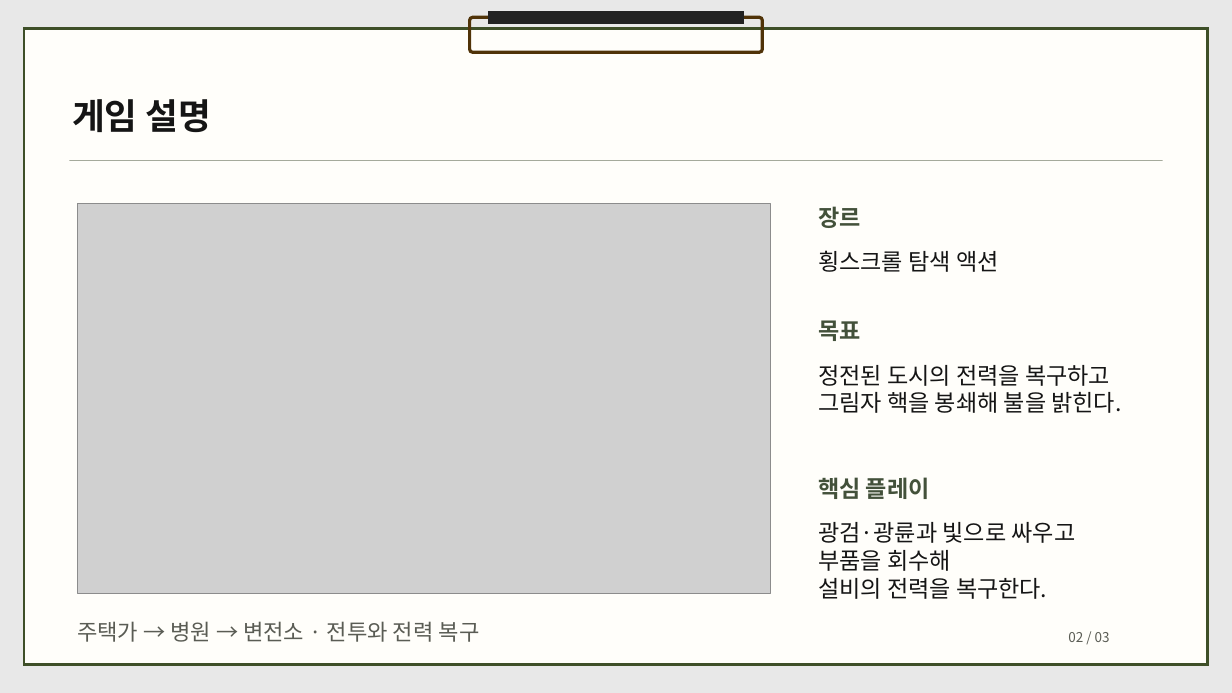
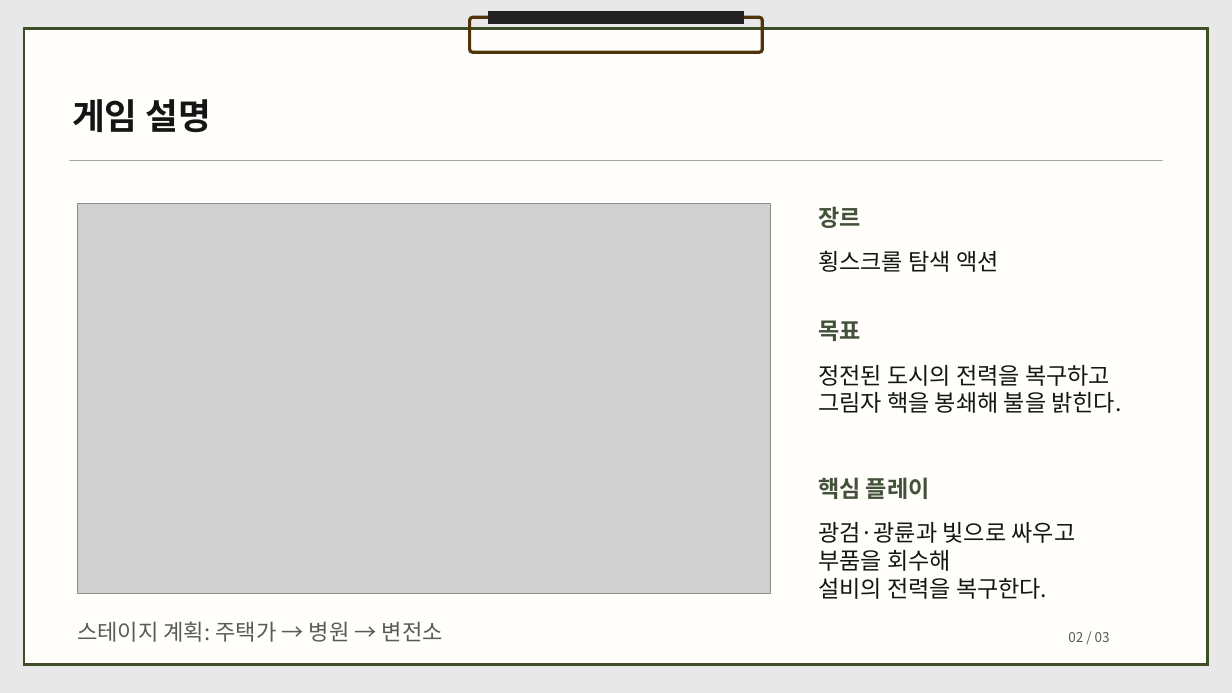
Before and after one commit to dbguswh/2Dgame_project, a slide deck: slide 2 of 2D게임프로그래밍 2차발표.pptx. Drawn at 1232x693 pixels with LibreOffice and Linux fonts; fonts in the diff are those of the drawing; grey boxes stand for pictures. Boxes give left, top, right and bottom in pixels: in the first picture for what was removed or moved away, otherwise in the second. Text is boxed around its words. In the diff, an @@ line names an element or a change of style, - is before the commit and + after.

Commit message:
2차 발표 진척률을 조정하고 변전소 미착수와 하단 문구를 정정

```diff
--- a/2D게임프로그래밍 2차발표.pptx
+++ b/2D게임프로그래밍 2차발표.pptx
@@ text at (x1=77, y1=621, x2=443, y2=642): text changed @@
-주택가 → 병원 → 변전소 · 전투와 전력 복구
+스테이지 계획: 주택가 → 병원 → 변전소
```
Also in this commit, not shown: 1 other slide changed, 1 other file.
